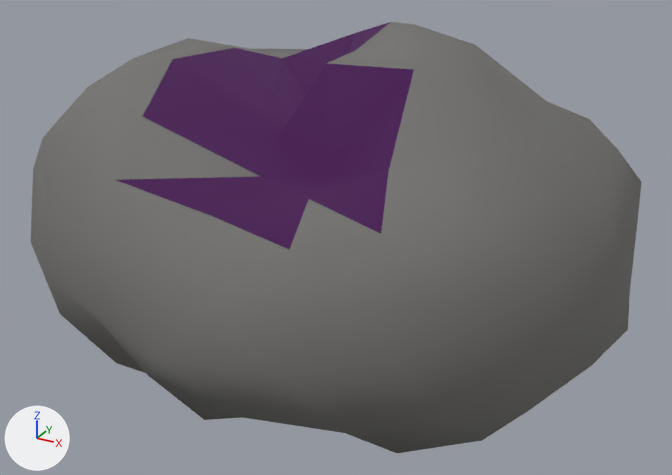
The glTF model assets/asteroids/asteroid_sml_00.glb: old version first, new version second.
Before and after are seen from a camera (50 mm lens) standing at (1.62, -2.97, 1.45) and looking at (0.02, -0.05, -0.01). Every picture has the same lights, and +X, +Y and +Z are marked at lower left. The picture after the commit comes second.

Objects in the first picture: 'asteroid_sml_00'.
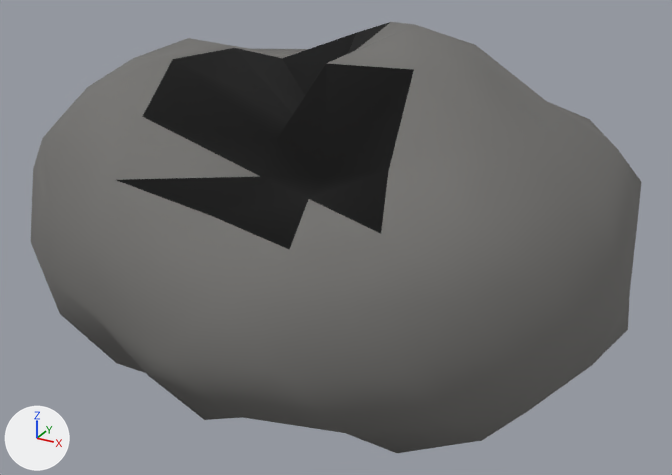
Diff of the bpy script that builds the scene:
```diff
--- a/assets/asteroids/asteroid_sml_00.glb.py
+++ b/assets/asteroids/asteroid_sml_00.glb.py
@@ mat_crater_asteroid_sml_00 @@
 mat_crater_asteroid_sml_00 = principled_material('Crater_asteroid_sml_00')
-mat_crater_asteroid_sml_00.base_color = (0.02, 0.01, 0.02)  # black #271927
+mat_crater_asteroid_sml_00.base_color = (0.0, 0.0, 0.0)  # black #000000
 mat_crater_asteroid_sml_00.roughness = 1.0
-mat_crater_asteroid_sml_00.emission_color = (0.042, 0.0, 0.063)  # dark purple #3a0047
-mat_crater_asteroid_sml_00.emission_strength = 1.0
```

Changed parts and their boxes (x1, y1, x2, y2) in the pictures (672 x 475 px):
'asteroid_sml_00', recoloured, surface changed (darker): (115, 22, 416, 252) in both
